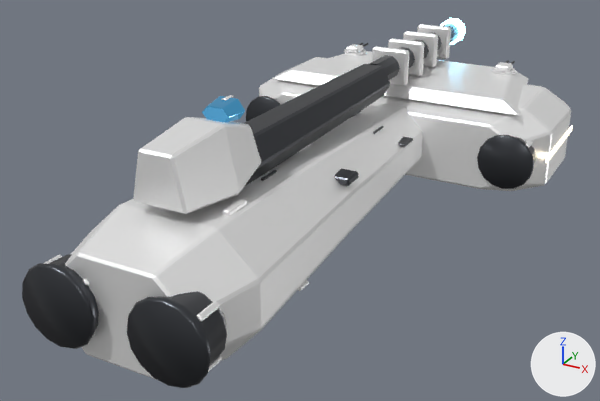
The glTF model public/models/ships/molot.glb, before and after one commit.
Rendered twice from a camera (50 mm lens) standing at (1.16, -2.29, 1.04) and looking at (-0.06, -0.08, -0.07). The lights are fixed; the arrows at lower right show +X, +Y and +Z. The picture after the commit comes second. Where no turn or scale is listed for an object, it has been applied to the vertices.

Before the edit, the objects in view are built like this:
```python
me_кожух_дюзы_001 = bpy.data.meshes.new('Кожух_дюзы.001')
me_кожух_дюзы_001.from_pydata(...)  # 80 vertices, 156 faces; spans x -1.0..1.0, y -0.65..0.65, z -1.0..1.0
me_кожух_дюзы_001.materials.append(mat_dark)  # dark grey #4b4d52
me_кольцо_калибра = bpy.data.meshes.new('Кольцо_калибра')
me_кольцо_калибра.from_pydata(...)  # 24 vertices, 44 faces; spans x -1.0..1.0, y -0.21..0.21, z -0.93..0.93
me_кольцо_калибра.materials.append(mat_hull2)  # white #ffffff
me_плита_головы = bpy.data.meshes.new('Плита_головы')
me_плита_головы.from_pydata(...)  # 24 vertices, 44 faces; spans x -0.495..0.495, y -0.247..0.247, z -0.02..0.02
me_плита_головы.materials.append(mat_hull2)  # white #ffffff
ob_кожух_дюзы_001 = bpy.data.objects.new('Кожух_дюзы.001', me_кожух_дюзы_001)
ob_кожух_дюзы_001.location = (0.48, 0.47, 0.0)
ob_кожух_дюзы_001.scale = (0.1, 0.1, 0.1)
ob_кольцо_калибра = bpy.data.objects.new('Кольцо_калибра', me_кольцо_калибра)
ob_кольцо_калибра.location = (0.0, 0.5, 0.26)
ob_кольцо_калибра.scale = (0.07, 0.07, 0.07)
ob_плита_головы = bpy.data.objects.new('Плита_головы', me_плита_головы)
ob_плита_головы.location = (0.0, 0.73, 0.17)
# also in view: 'Главный_калибр' at (0.0, 0.75, 0.26); 'Кожух_дюзы' at (0.16, -1.01, 0.02); 'Рубка' at (0.0, -0.72, 0.3); 'Рукоять' at (0.0, -0.22, 0.02); 'Голова_молота' at (0.0, 0.71, 0.0)
```
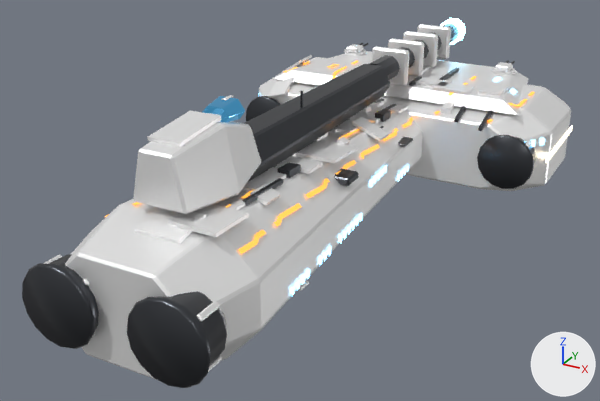
What changed in the scene script:
```text
Add mat_vent:
    mat_vent = principled_material('vent')
    mat_vent.base_color = (0.05, 0.12, 0.2)  # dark blue #3f617c
    mat_vent.metallic = 0.3
    mat_vent.roughness = 0.3
    mat_vent.emission_color = (0.25, 0.65, 1.0)  # blue #89d3ff
    mat_vent.emission_strength = 4.0
Add mat_stripe:
    mat_stripe = principled_material('stripe')
    mat_stripe.base_color = (1.0, 0.42, 0.08)  # orange #ffad50
    mat_stripe.metallic = 0.2
    mat_stripe.roughness = 0.45
    mat_stripe.emission_color = (1.0, 0.38, 0.05)  # orange #ffa63f
    mat_stripe.emission_strength = 1.2
Add me_механика:
    me_механика.from_pydata(...)  # 160 vertices, 240 faces; spans x -0.26..0.26, y -0.76..0.76, z -0.12..0.12
    me_механика.materials.append(mat_dark)  # dark grey #4b4d52
Add me_накладные_плиты:
    me_накладные_плиты.from_pydata(...)  # 288 vertices, 432 faces; spans x -0.48..0.48, y -0.89..0.89, z -0.15..0.15
    me_накладные_плиты.materials.append(mat_hull2)  # white #ffffff
Add me_решётки:
    me_решётки.from_pydata(...)  # 224 vertices, 112 faces; spans x -0.583..0.583, y -0.736..0.736, z -0.115..0.115
    me_решётки.materials.append(mat_vent)  # dark blue #3f617c, glowing blue #89d3ff
Add me_разметка:
    me_разметка.from_pydata(...)  # 1076 vertices, 538 faces; spans x -0.48..0.48, y -0.8..0.8, z -0.06..0.06
    me_разметка.materials.append(mat_stripe)  # orange #ffad50, glowing orange #ffa63f
Add ob_механика:
    ob_механика = bpy.data.objects.new('Механика', me_механика)
    ob_механика.location = (0.135, 0.056, 0.232)
Add ob_накладные_плиты:
    ob_накладные_плиты = bpy.data.objects.new('Накладные_плиты', me_накладные_плиты)
    ob_накладные_плиты.location = (-0.078, -0.044, 0.249)
Add ob_решётки:
    ob_решётки = bpy.data.objects.new('Решётки', me_решётки)
    ob_решётки.location = (0.0, 0.047, 0.079)
Add ob_разметка:
    ob_разметка = bpy.data.objects.new('Разметка', me_разметка)
    ob_разметка.location = (0.0, -0.046, 0.148)
```

Pixel boxes (x1, y1, x2, y2) of what changed, in the pictures (600 x 401 px):
'Накладные_плиты', added: after (134, 55, 510, 244)
'Механика', added: after (242, 67, 493, 205)
'Разметка', added: after (105, 60, 535, 254)
'Решётки', added: after (292, 77, 545, 296)
